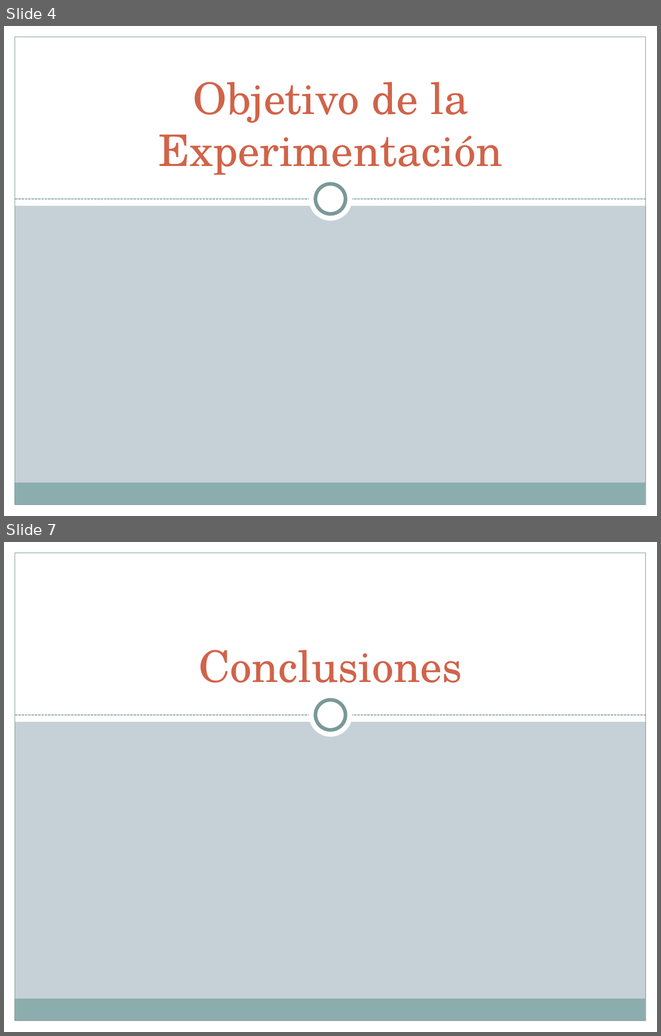
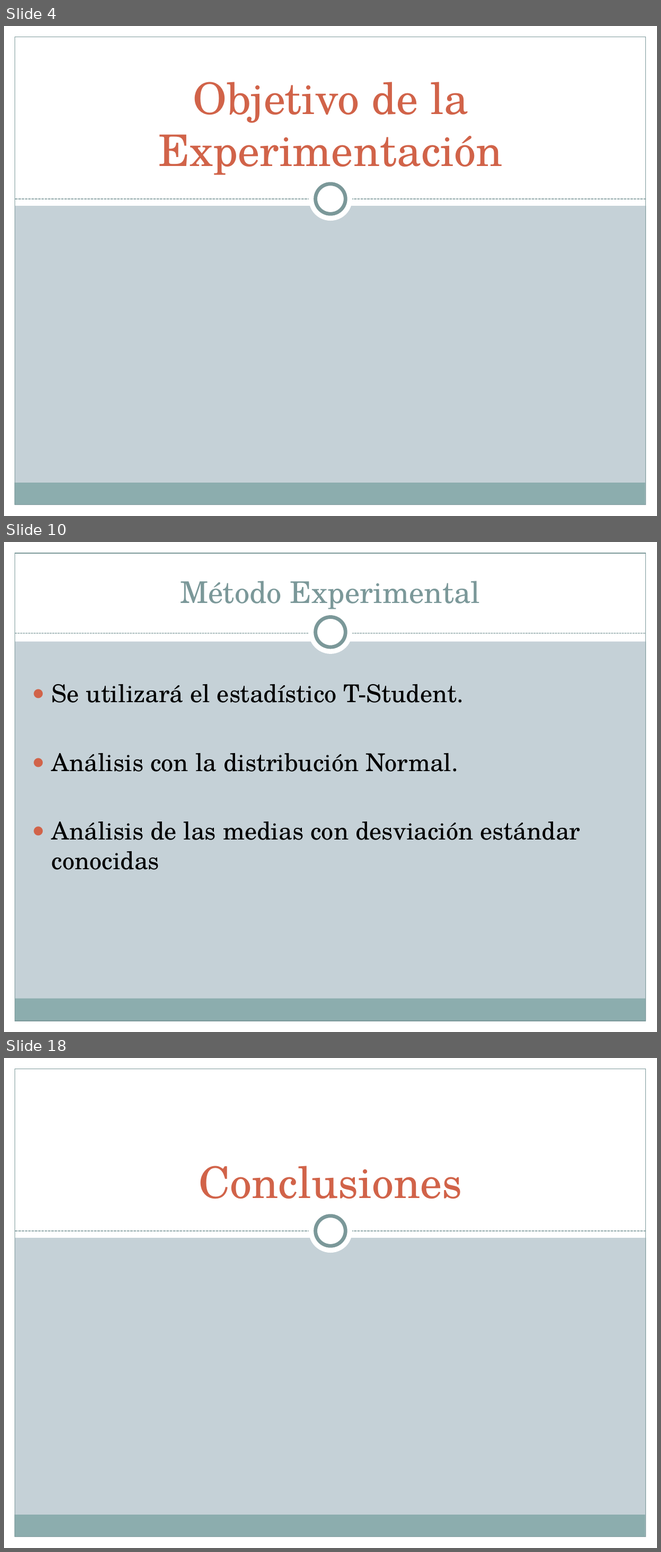
Before and after one commit to diegohttp/plagiarius, a slide deck: Lab6/Diapos HIPOTESIS.pptx. Shown one above the other, each under a label of ours: slides 4 and 7 before the commit, slides 4, 10 and 18 after it; the slides between them are not shown. The pictures are 661x1036 and 661x1552 pixels, drawn with LibreOffice and Linux fonts; fonts in the diff are those of the drawing. Boxes give left, top, right and bottom in pixels: in the first picture for what was removed or moved away, otherwise in the second. Text is boxed around its words. In the diff, an @@ line names an element or a change of style, - is before the commit and + after.

```diff
--- a/Lab6/Diapos HIPOTESIS.pptx
+++ b/Lab6/Diapos HIPOTESIS.pptx
@@ slide 10 added at (4, 542, 657, 1032), background #C5D1D7; not listed: 5 template elements that a slide beside it also shows @@
@@ rectangle added at (4, 542, 657, 641), fill #FFFFFF @@
@@ title added at (180, 581, 480, 609), 33 pt, text #7C999A @@
+Método Experimental
@@ ellipse added at (309, 610, 353, 654), fill #FFFFFF @@
@@ ellipse added at (316, 617, 345, 647), fill #FFFFFF, outline #7C999A 4 pt @@
@@ line added from (15, 633) to (646, 633), #7C999A 0.75 pt dashed @@
@@ text added at (52, 684, 581, 870), 27 pt, text #000000 @@
+● Se utilizará el estadístico T-Student.
+● Análisis con la distribución Normal.
+● Análisis de las medias con desviación estándar conocidas
@@ what was slide 7 is now slide 18 @@
```
Also in this commit, not shown: 1 slide changed, 11 other slides added, 1 slide removed.
